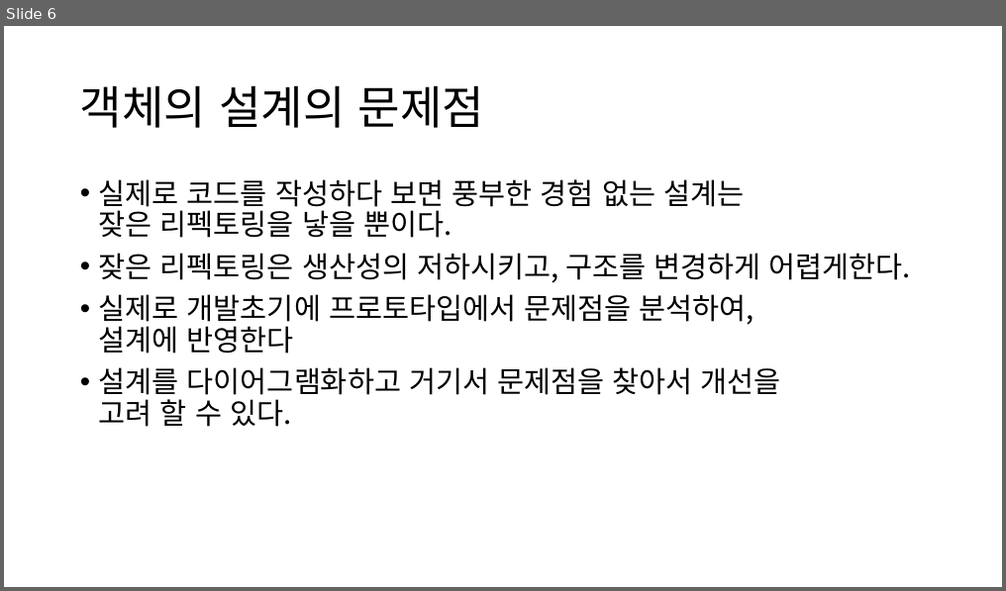
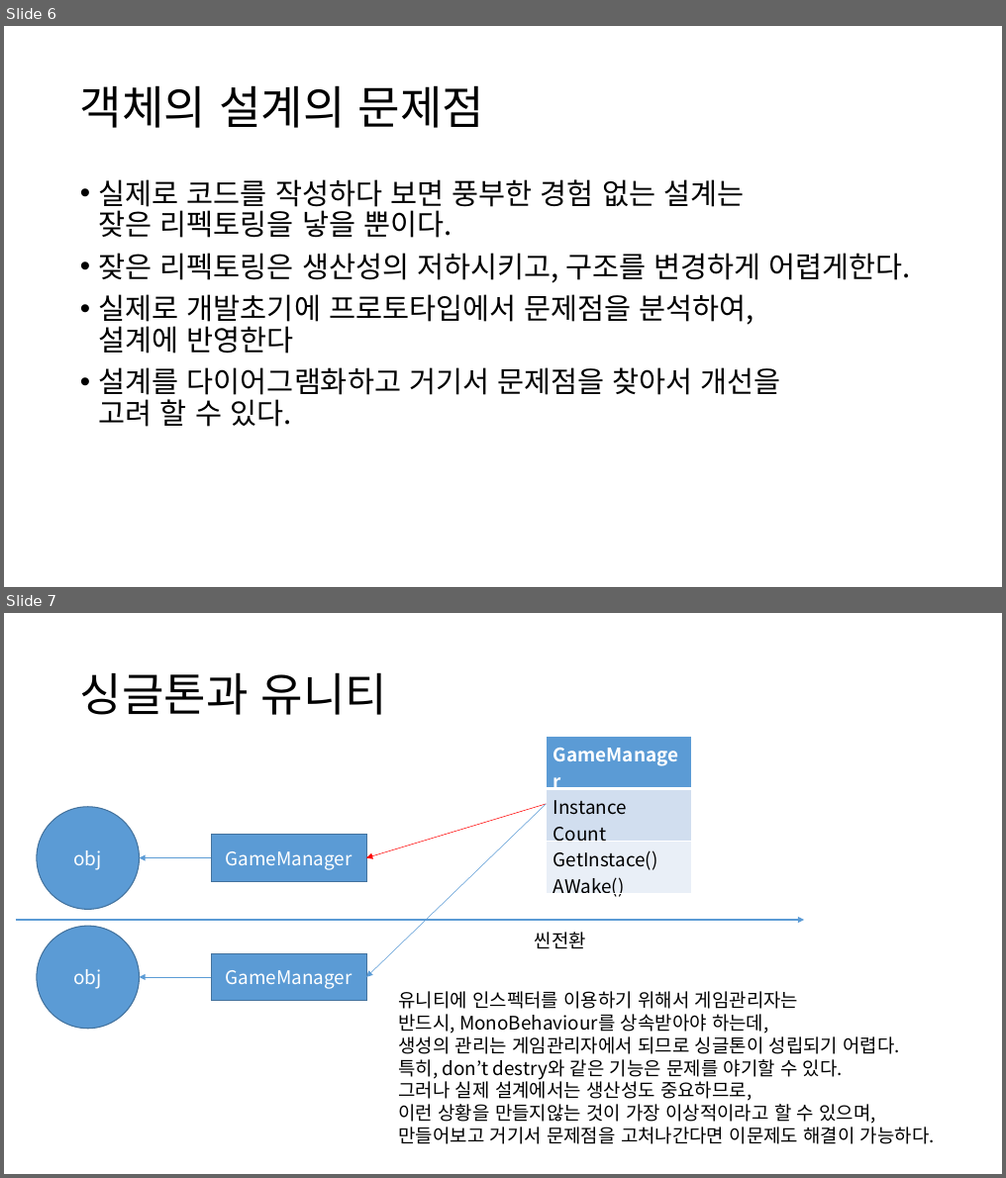
Before and after one commit to ShadowKingdoms/2021.G.D.T.C.-Programing-Designer-, a slide deck: GamePlatfromAppPrograming/Documents/실전 클래스의 활용!.pptx. Shown one above the other, each under a label of ours: slide 6 before the commit, slides 6 and 7 after it. The pictures are 1006x591 and 1006x1178 pixels, drawn with LibreOffice and Linux fonts; fonts in the diff are those of the drawing. Boxes give left, top, right and bottom in pixels: in the first picture for what was removed or moved away, otherwise in the second. Text is boxed around its words. In the diff, an @@ line names an element or a change of style, - is before the commit and + after.

```diff
--- a/GamePlatfromAppPrograming/Documents/실전 클래스의 활용!.pptx
+++ b/GamePlatfromAppPrograming/Documents/실전 클래스의 활용!.pptx
@@ slide 7 added at <box>4,613,1002,1174</box>, background #FFFFFF @@
@@ title added at <box>80,672,387,715</box>, 44 pt, text #000000 @@
+싱글톤과 유니티
@@ table added at <box>546,737,692,901</box>, 3 rows, 1 columns @@
+GameManager
+Instance / Count
+GetInstace() / AWake()
@@ ellipse added at <box>37,807,140,909</box>, fill #5B9BD5, outline #43739E 1 pt, 18 pt, text #FFFFFF @@
+obj
@@ arrow added from (546, 804) to (366, 858), #FF0000 0.5 pt @@
@@ arrow added from (546, 804) to (366, 977), #5B9BD5 0.5 pt @@
@@ rectangle added at <box>211,835,366,881</box>, fill #5B9BD5, outline #43739E 1 pt, 18 pt, text #FFFFFF @@
+GameManager
@@ arrow added from (211, 858) to (140, 858), #5B9BD5 0.5 pt @@
@@ arrow added from (15, 920) to (804, 920), #5B9BD5 2 pt @@
@@ ellipse added at <box>37,926,140,1029</box>, fill #5B9BD5, outline #43739E 1 pt, 18 pt, text #FFFFFF @@
+obj
@@ text added at <box>535,932,586,949</box>, 18 pt, text #000000 @@
+씬전환
@@ rectangle added at <box>211,954,366,1001</box>, fill #5B9BD5, outline #43739E 1 pt, 18 pt, text #FFFFFF @@
+GameManager
@@ arrow added from (211, 977) to (140, 977), #5B9BD5 0.5 pt @@
@@ text added at <box>399,991,935,1145</box>, 18 pt, text #000000 @@
+유니티에 인스펙터를 이용하기 위해서 게임관리자는
+반드시, MonoBehaviour를 상속받아야 하는데,
+생성의 관리는 게임관리자에서 되므로 싱글톤이 성립되기 어렵다.
+특히, don’t destry와 같은 기능은 문제를 야기할 수 있다.
+그러나 실제 설계에서는 생산성도 중요하므로,
+이런 상황을 만들지않는 것이 가장 이상적이라고 할 수 있으며,
+만들어보고 거기서 문제점을 고처나간다면 이문제도 해결이 가능하다.
```
Also in this commit, not shown: 1 slide removed, 39 other files.
